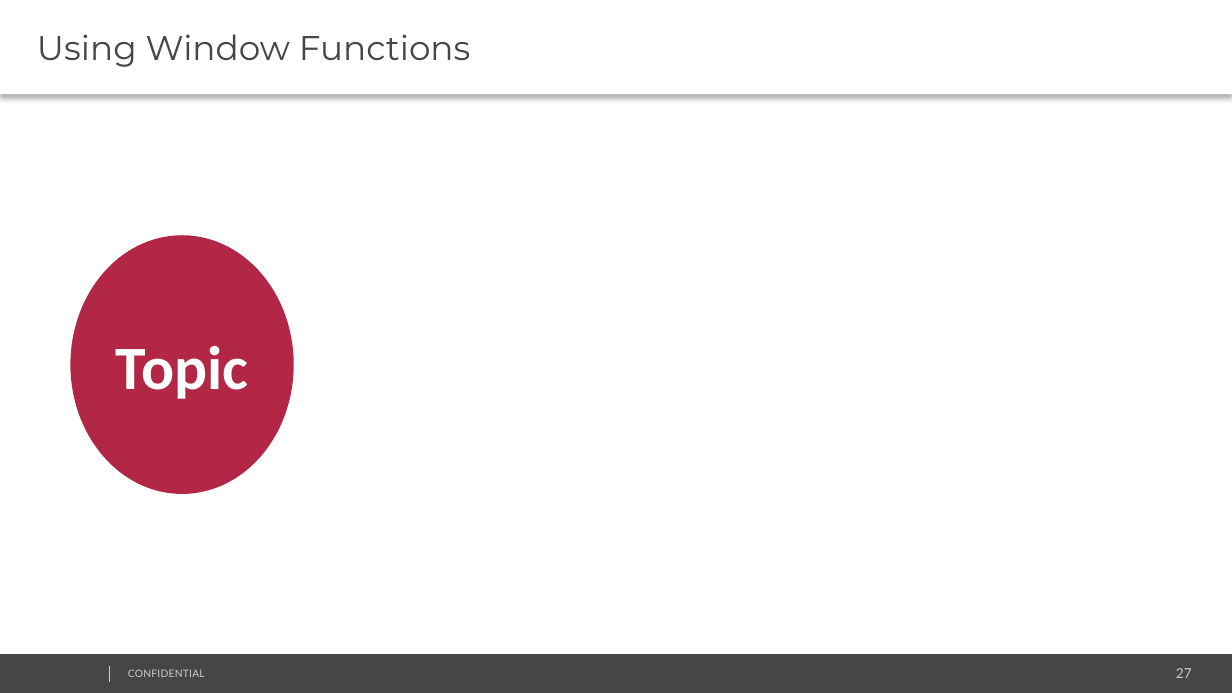
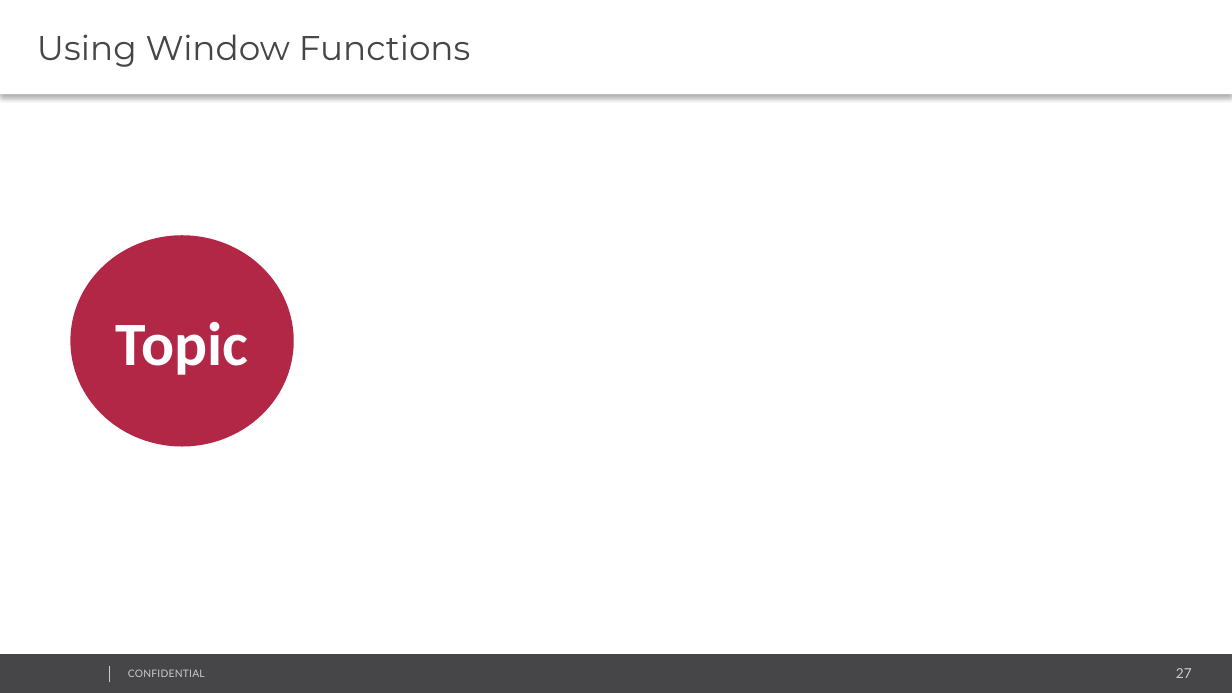
Before and after one commit to AndreyQC/MSBI.Lab, a slide deck: slide 27 of MSBI.Lecture.04/MSBI.Dev.S19E04.pptx. Drawn at 1232x693 pixels with LibreOffice and Linux fonts; fonts in the diff are those of the drawing; background and template pictures are left out. Boxes give left, top, right and bottom in pixels: in the first picture for what was removed or moved away, otherwise in the second. Text is boxed around its words. In the diff, an @@ line names an element or a change of style, - is before the commit and + after.

```diff
--- a/MSBI.Lecture.04/MSBI.Dev.S19E04.pptx
+++ b/MSBI.Lecture.04/MSBI.Dev.S19E04.pptx
@@ ellipse "Topic" resized from (x1=70, y1=235, x2=293, y2=494) to (x1=70, y1=235, x2=293, y2=447) @@
```
Also in this commit, not shown: 5 other slides changed, 6 other files.
